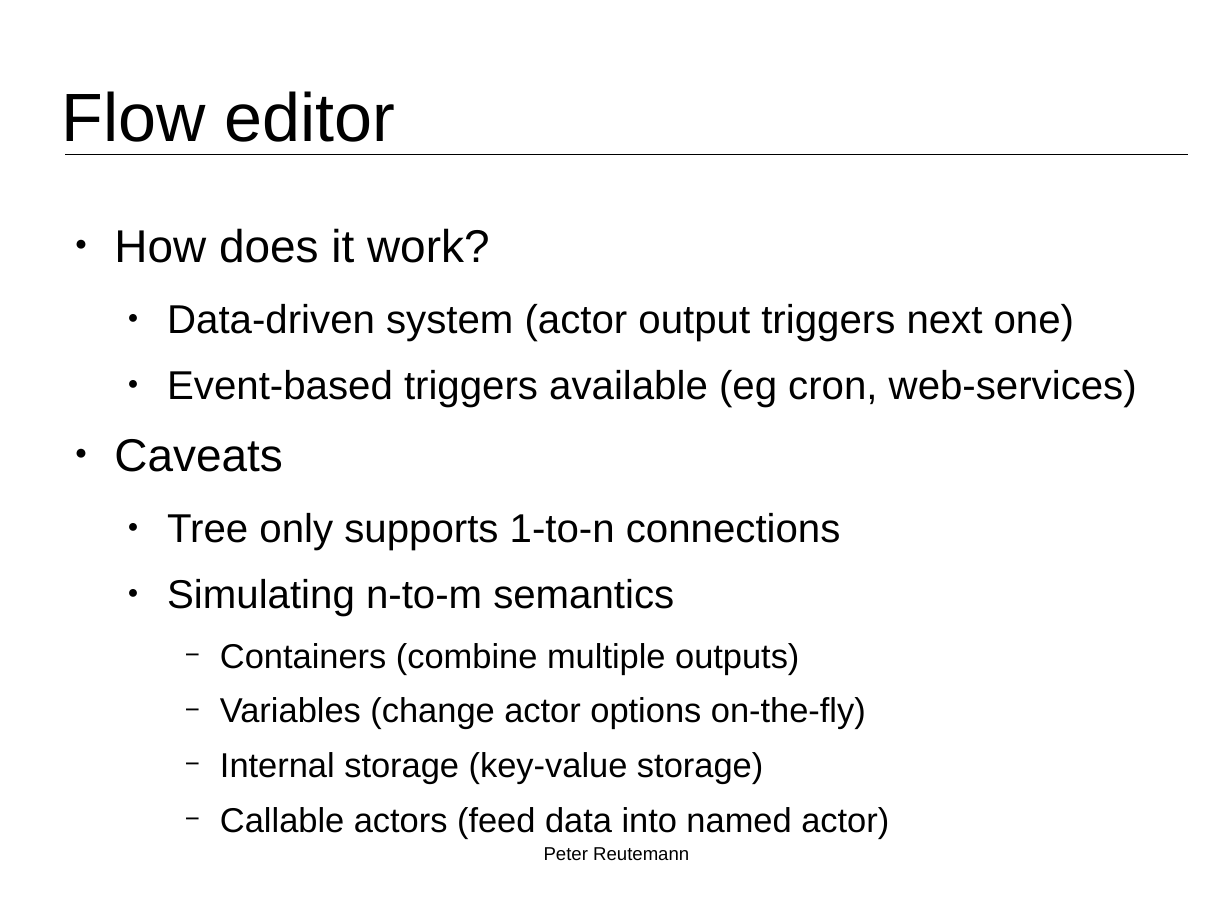
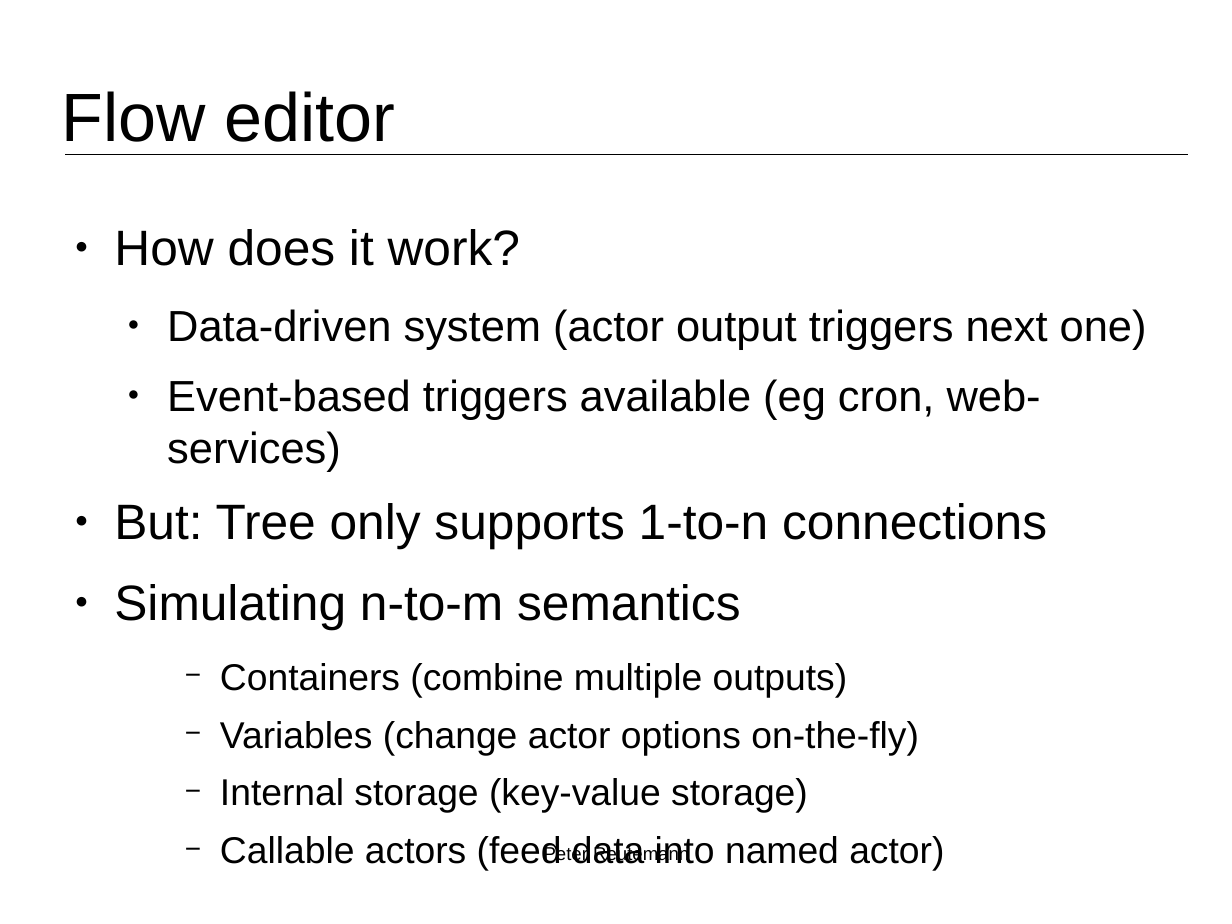
Before and after one commit to fracpete/weka-user-conference-2021, a slide deck: slide 7 of adams/adams.odp (slide 6 before the commit). Drawn at 1232x924 pixels with LibreOffice and Linux fonts; fonts in the diff are those of the drawing; background and template pictures are left out. Boxes give left, top, right and bottom in pixels: in the first picture for what was removed or moved away, otherwise in the second. Text is boxed around its words. In the diff, an @@ line names an element or a change of style, - is before the commit and + after.

```diff
--- a/adams/adams.odp
+++ b/adams/adams.odp
@@ text at bbox=[114, 229, 1147, 871]: size 29.6 to 32 pt in "How does it work?"; size 25.9 to 28 pt in "Data-driven system (actor output triggers next one)", "Event-based triggers available (eg cron, web-services)"; size 25.9 to 32 pt in "Simulating n-to-m semantics"; size 22.2 to 24 pt in "Containers (combine multiple outputs)", "Variables (change actor options on-the-fly)", "Internal storage (key-value storage)", "Callable actors (feed data into named actor)"; list level 2 to 1 in "Simulating n-to-m semantics" @@
@@ text at bbox=[114, 503, 1047, 548]: text changed; size 25.9 to 32 pt @@
-● Caveats
-  ● Tree only supports 1-to-n connections
+● But: Tree only supports 1-to-n connections
```
Also in this commit, not shown: 4 other slides changed, 1 slide added, 5 other files.
